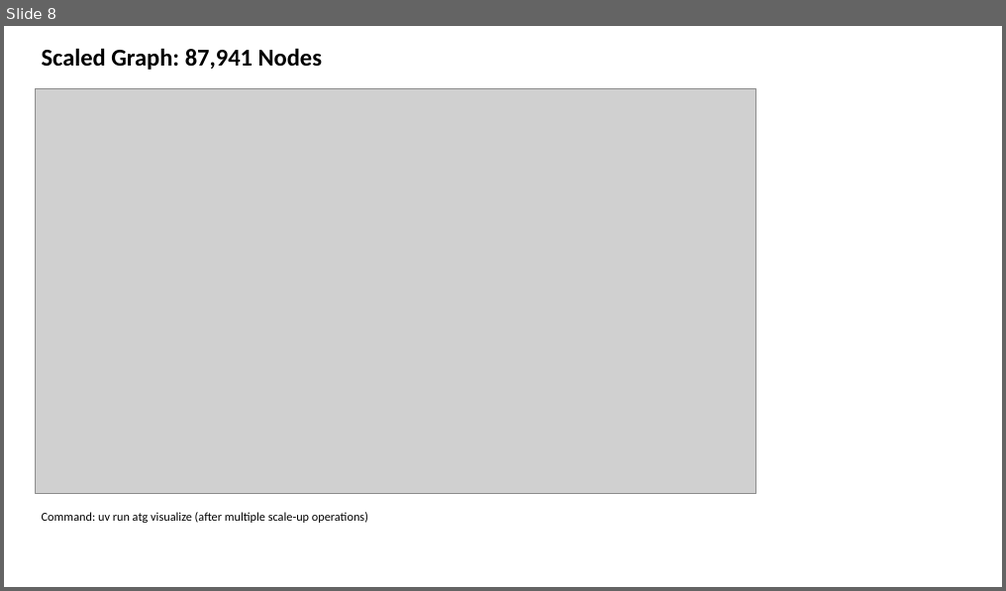
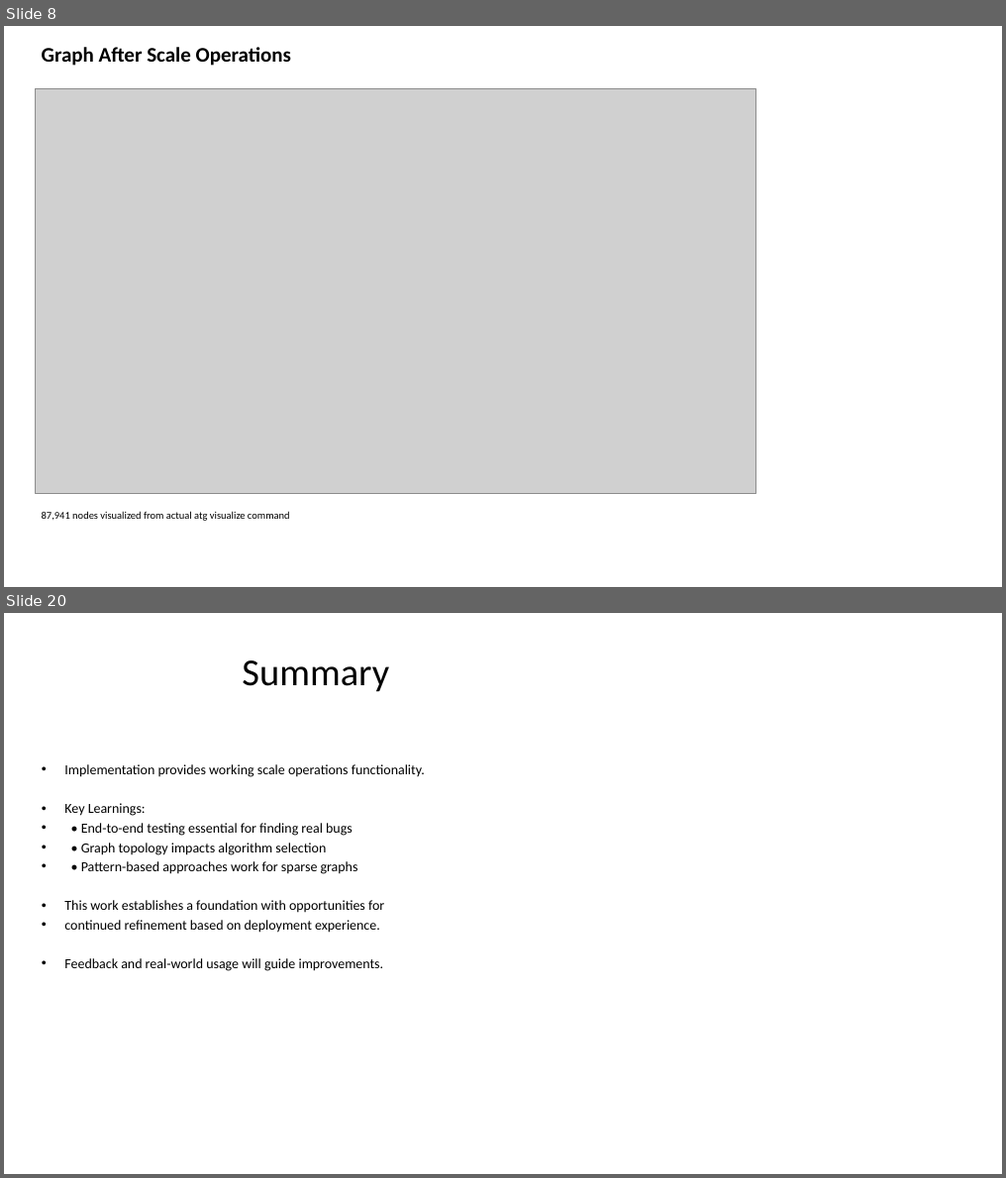
Before and after one commit to rysweet/azure-tenant-grapher, a slide deck: Scale_Operations_Implementation.pptx. Shown one above the other, each under a label of ours: slide 8 before the commit, slides 8 and 20 after it; the slides between them are not shown. The pictures are 1006x591 and 1006x1178 pixels, drawn with LibreOffice and Linux fonts; fonts in the diff are those of the drawing; grey boxes stand for pictures. Boxes give left, top, right and bottom in pixels: in the first picture for what was removed or moved away, otherwise in the second. Text is boxed around its words. In the diff, an @@ line names an element or a change of style, - is before the commit and + after.

```diff
--- a/Scale_Operations_Implementation.pptx
+++ b/Scale_Operations_Implementation.pptx
@@ slide 20 added at <box>4,613,1002,1174</box>, background #FFFFFF @@
@@ title added at <box>242,661,389,692</box>, 44 pt, text #000000 @@
+Summary
@@ text added at <box>64,764,425,971</box>, 16 pt, text #000000 @@
+• Implementation provides working scale operations functionality.
+• Key Learnings:
+• • End-to-end testing essential for finding real bugs
+• • Graph topology impacts algorithm selection
+• • Pattern-based approaches work for sparse graphs
+• This work establishes a foundation with opportunities for
+• continued refinement based on deployment experience.
+• Feedback and real-world usage will guide improvements.
@@ slide 8 changed as well @@
@@ text at <box>42,47,291,66</box>: text changed; size 28 to 24 pt @@
-Scaled Graph: 87,941 Nodes
+Graph After Scale Operations
@@ text at <box>42,511,290,521</box>: text changed; size 14 to 12 pt @@
-Command: uv run atg visualize (after multiple scale-up operations)
+87,941 nodes visualized from actual atg visualize command
```
Also in this commit, not shown: 9 other slides changed, 9 other slides added.
